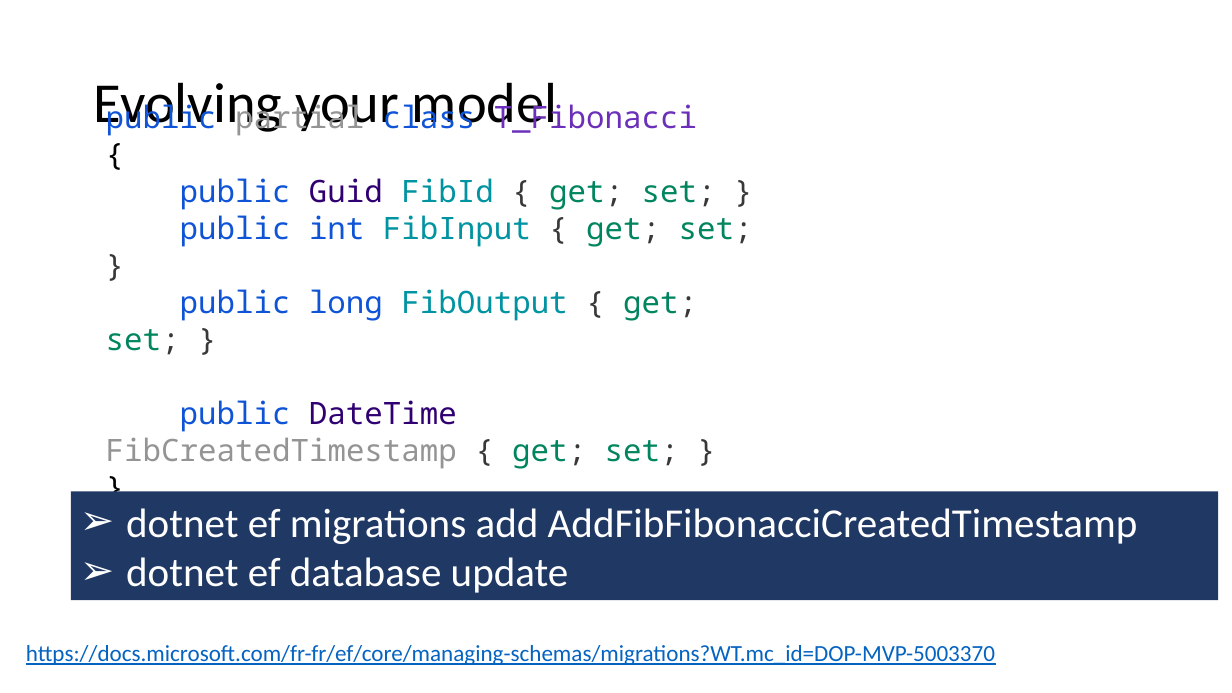
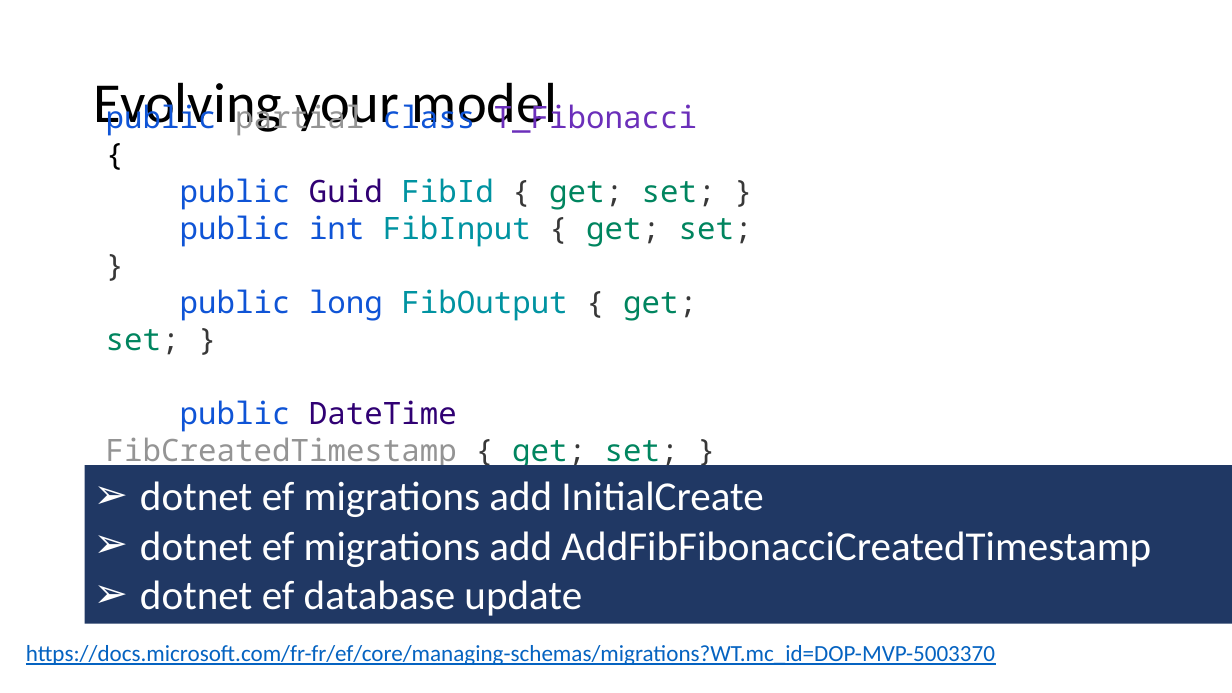
Before and after one commit to guillaume-chervet/course.dotnet, a slide deck: slide 135 of documentations/dotnet6.pptx. Drawn at 1232x693 pixels with LibreOffice and Linux fonts; fonts in the diff are those of the drawing. Boxes give left, top, right and bottom in pixels: in the first picture for what was removed or moved away, otherwise in the second. Text is boxed around its words. In the diff, an @@ line names an element or a change of style, - is before the commit and + after.

```diff
--- a/documentations/dotnet6.pptx
+++ b/documentations/dotnet6.pptx
@@ rectangle "dotnet ef migrations add InitialCreate": place and size @@
-rectangle "dotnet ef migrations add InitialCreate" at box(71, 492, 1219, 601)
+rectangle "dotnet ef migrations add InitialCreate" at box(85, 465, 1232, 624)
@@ text in rectangle at box(140, 481, 763, 517): paragraph added @@
+➢ dotnet ef migrations add InitialCreate
```
Also in this commit, not shown: 10 other slides changed.
